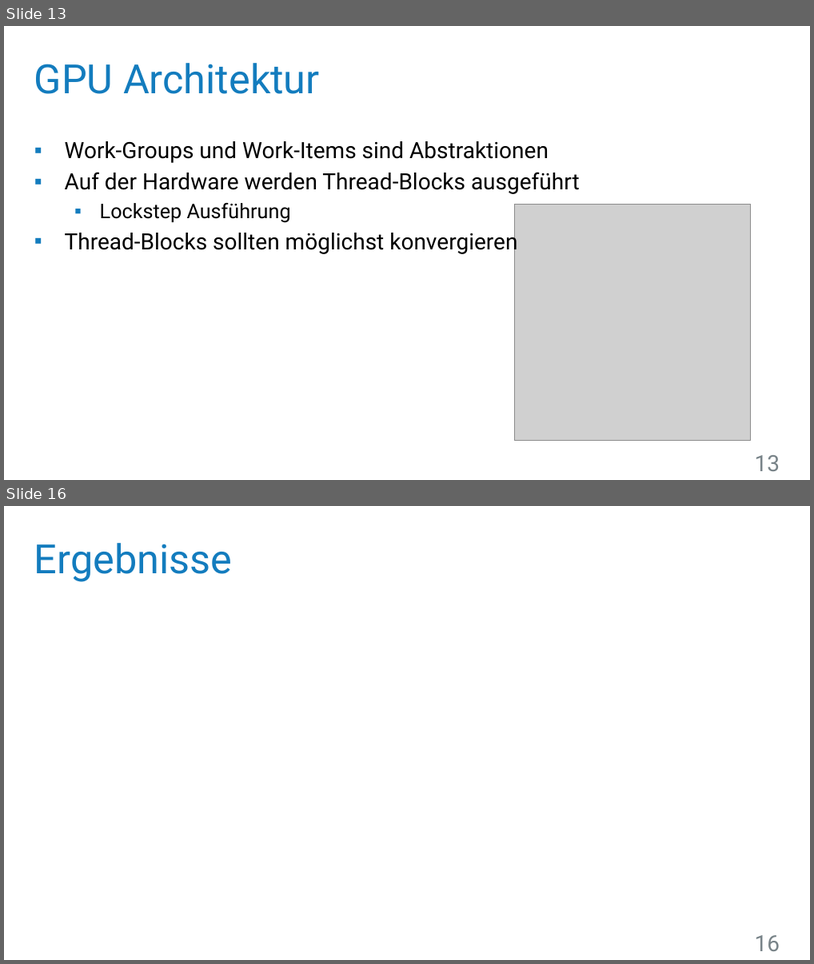
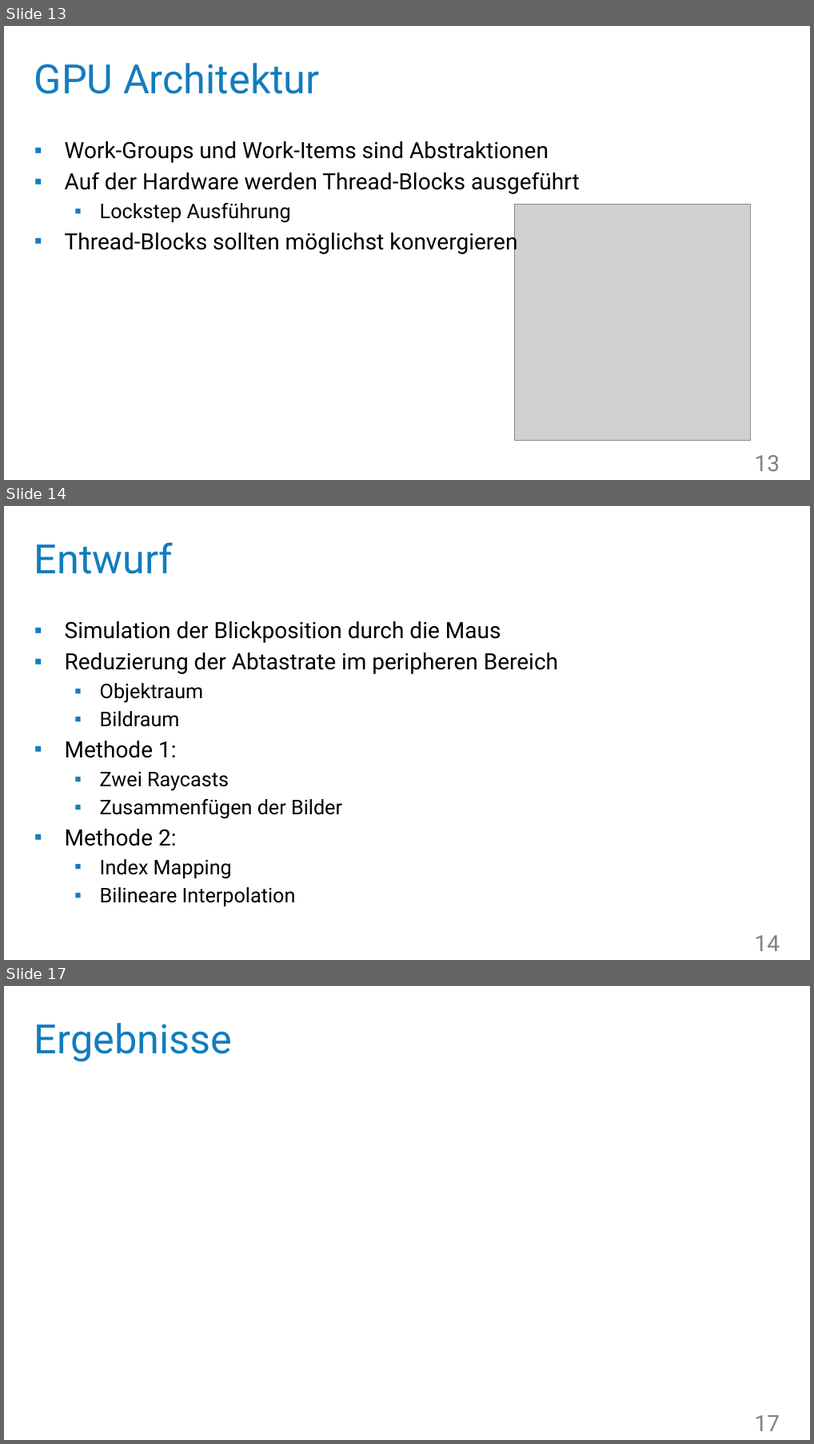
Before and after one commit to UniStuttgart-VISUS/FoveatedVolumeRendering, a slide deck: Dokumente/Vortrag/Wahrnehmungsorientiertes_Volumen-Rendering.pptx. Shown one above the other, each under a label of ours: slides 13 and 16 before the commit, slides 13, 14 and 17 after it; the slides between them are not shown. The pictures are 814x964 and 814x1444 pixels, drawn with LibreOffice and Linux fonts; fonts in the diff are those of the drawing; grey boxes stand for pictures; background and template pictures are left out. Boxes give left, top, right and bottom in pixels: in the first picture for what was removed or moved away, otherwise in the second. Text is boxed around its words. In the diff, an @@ line names an element or a change of style, - is before the commit and + after.

Commit message:
Vortrag: Entwurf und Implementierung nur sehr grob.

```diff
--- a/Dokumente/Vortrag/Wahrnehmungsorientiertes_Volumen-Rendering.pptx
+++ b/Dokumente/Vortrag/Wahrnehmungsorientiertes_Volumen-Rendering.pptx
@@ slide 14 added at [4,506,810,960], background #FFFFFF @@
@@ title added at [34,542,173,574], 36 pt, text #137CBE @@
+Entwurf
@@ text added at [65,621,558,906], 20 pt, text #000000 @@
+▪ Simulation der Blickposition durch die Maus
+▪ Reduzierung der Abtastrate im peripheren Bereich
+  ▪ Objektraum
+  ▪ Bildraum
+▪ Methode 1:
+  ▪ Zwei Raycasts
+  ▪ Zusammenfügen der Bilder
+▪ Methode 2:
+  ▪ Index Mapping
+  ▪ Bilineare Interpolation
@@ page number added at [755,935,780,951], 20 pt, text #788388 @@
+14
@@ what was slide 16 is now slide 17 @@
@@ page number at [755,1415,780,1431]: text changed @@
-16
+17
```
Also in this commit, not shown: 1 slide changed, 1 other slide added, 1 slide removed.
